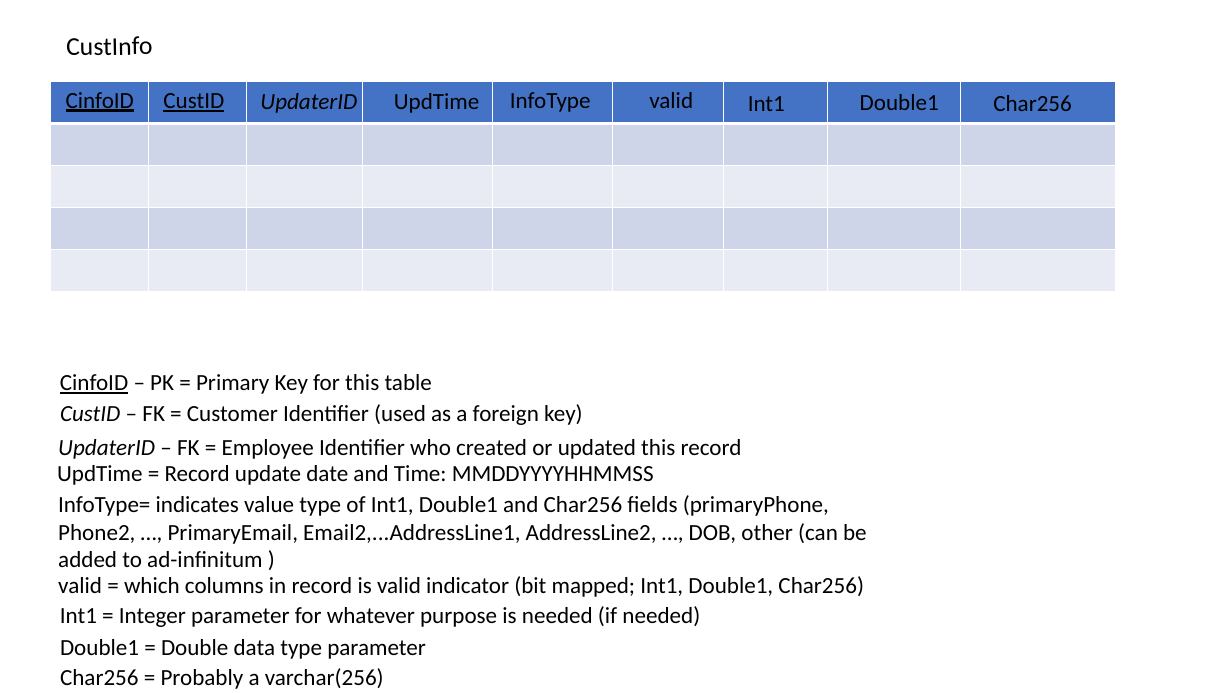
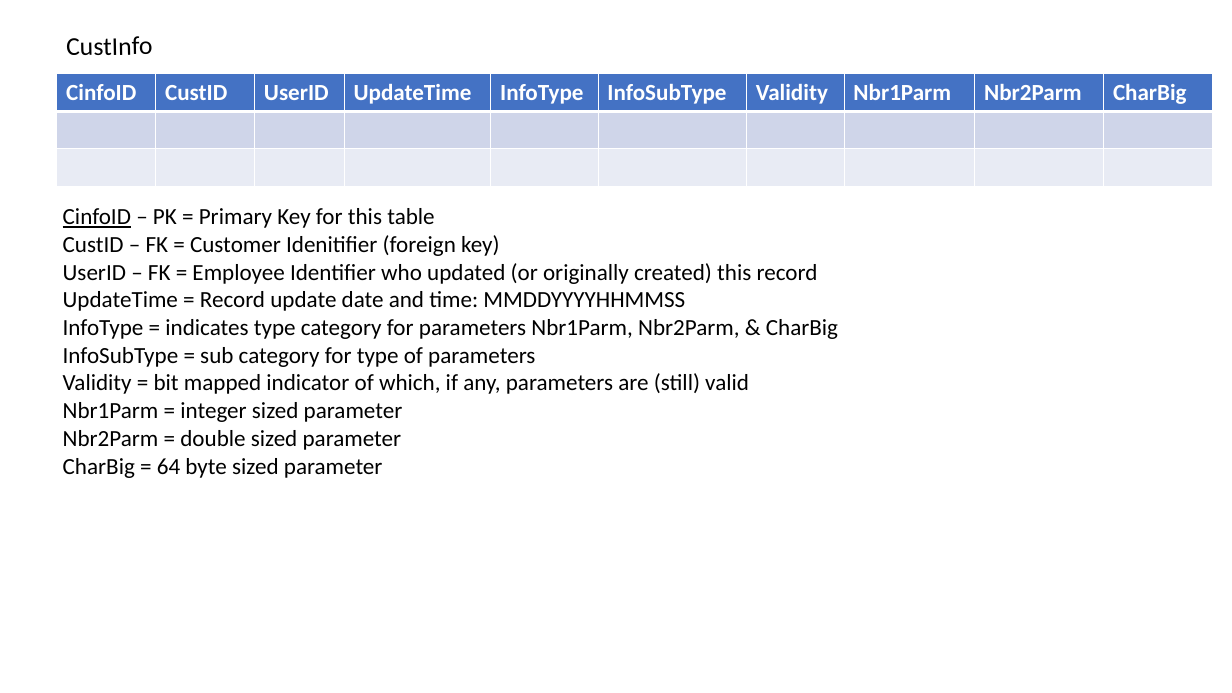
Before and after one commit to andrewroe/rosiessalon, a slide deck: slide 5 of documents/RosieSalonDataModel.pptx (slide 9 before the commit). Drawn at 1232x693 pixels with LibreOffice and Linux fonts; fonts in the diff are those of the drawing. Boxes give left, top, right and bottom in pixels: in the first picture for what was removed or moved away, otherwise in the second. Text is boxed around its words. In the diff, an @@ line names an element or a change of style, - is before the commit and + after.

Commit message:
update data model Power Point doc

```diff
--- a/documents/RosieSalonDataModel.pptx
+++ b/documents/RosieSalonDataModel.pptx
@@ table removed at (x1=51, y1=81, x2=1116, y2=292), 5 rows, 9 columns @@
- |  |  |  |  |  |  |  | 
- |  |  |  |  |  |  |  | 
- |  |  |  |  |  |  |  | 
- |  |  |  |  |  |  |  | 
- |  |  |  |  |  |  |  | 
@@ table added at (x1=57, y1=74, x2=1214, y2=343), 3 rows, 10 columns @@
+CinfoID | CustID | UserID | UpdateTime | InfoType | InfoSubType | Validity | Nbr1Parm | Nbr2Parm | CharBig
+ |  |  |  |  |  |  |  |  | 
+ |  |  |  |  |  |  |  |  | 
@@ text removed at (x1=66, y1=92, x2=134, y2=112) @@
-CinfoID
@@ text removed at (x1=163, y1=93, x2=224, y2=112) @@
-CustID
@@ text removed at (x1=260, y1=93, x2=357, y2=113) @@
-UpdaterID
@@ text removed at (x1=394, y1=93, x2=479, y2=113) @@
-UpdTime
@@ text removed at (x1=510, y1=92, x2=591, y2=112) @@
-InfoType
@@ text removed at (x1=649, y1=92, x2=693, y2=108) @@
-valid
@@ text removed at (x1=748, y1=96, x2=785, y2=111) @@
-Int1
@@ text removed at (x1=860, y1=94, x2=939, y2=110) @@
-Double1
@@ text removed at (x1=993, y1=95, x2=1072, y2=111) @@
-Char256
@@ text "CinfoID – PK = Primary ..." moved from (x1=60, y1=374, x2=432, y2=394) to (x1=63, y1=208, x2=818, y2=478) @@
@@ text at (x1=63, y1=235, x2=818, y2=478): paragraphs added @@
+CustID – FK = Customer Idenitifier (foreign key)
+UserID – FK = Employee Identifier who updated (or originally created) this record
+UpdateTime = Record update date and time: MMDDYYYYHHMMSS
+InfoType = indicates type category for parameters Nbr1Parm, Nbr2Parm, & CharBig
+InfoSubType = sub category for type of parameters
+Validity = bit mapped indicator of which, if any, parameters are (still) valid
+Nbr1Parm = integer sized parameter
+Nbr2Parm = double sized parameter
+CharBig = 64 byte sized parameter
@@ text removed at (x1=60, y1=404, x2=583, y2=425) @@
-CustID – FK = Customer Identifier (used as a foreign key)
@@ text removed at (x1=58, y1=439, x2=742, y2=459) @@
-UpdaterID – FK = Employee Identifier who created or updated this record
@@ text removed at (x1=57, y1=465, x2=654, y2=485) @@
-UpdTime = Record update date and Time: MMDDYYYYHHMMSS
@@ text removed at (x1=58, y1=495, x2=867, y2=567) @@
-InfoType= indicates value type of Int1, Double1 and Char256 fields (primaryPhone, Phone2, …, PrimaryEmail, Email2,...AddressLine1, AddressLine2, …, DOB, other (can be added to ad-infinitum )
@@ text removed at (x1=58, y1=576, x2=864, y2=597) @@
-valid = which columns in record is valid indicator (bit mapped; Int1, Double1, Char256)
@@ text removed at (x1=60, y1=606, x2=700, y2=627) @@
-Int1 = Integer parameter for whatever purpose is needed (if needed)
@@ text removed at (x1=60, y1=639, x2=426, y2=659) @@
-Double1 = Double data type parameter
@@ text removed at (x1=60, y1=668, x2=384, y2=689) @@
-Char256 = Probably a varchar(256)
```
Also in this commit, not shown: 11 other slides changed.
